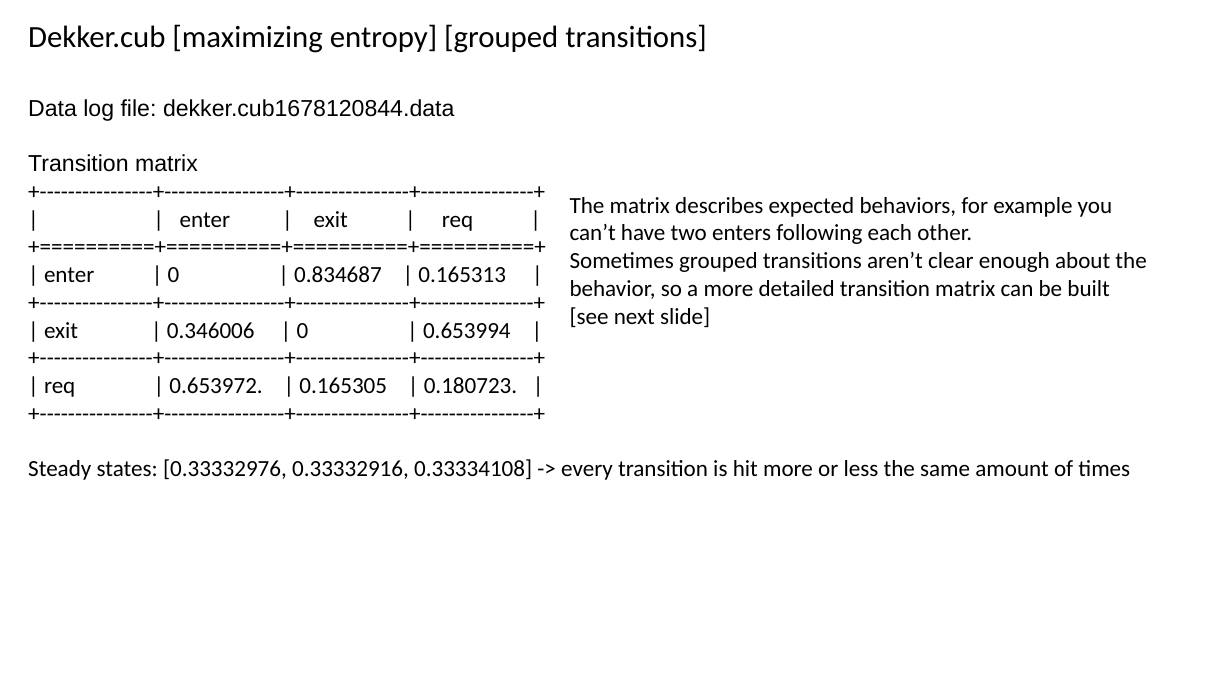
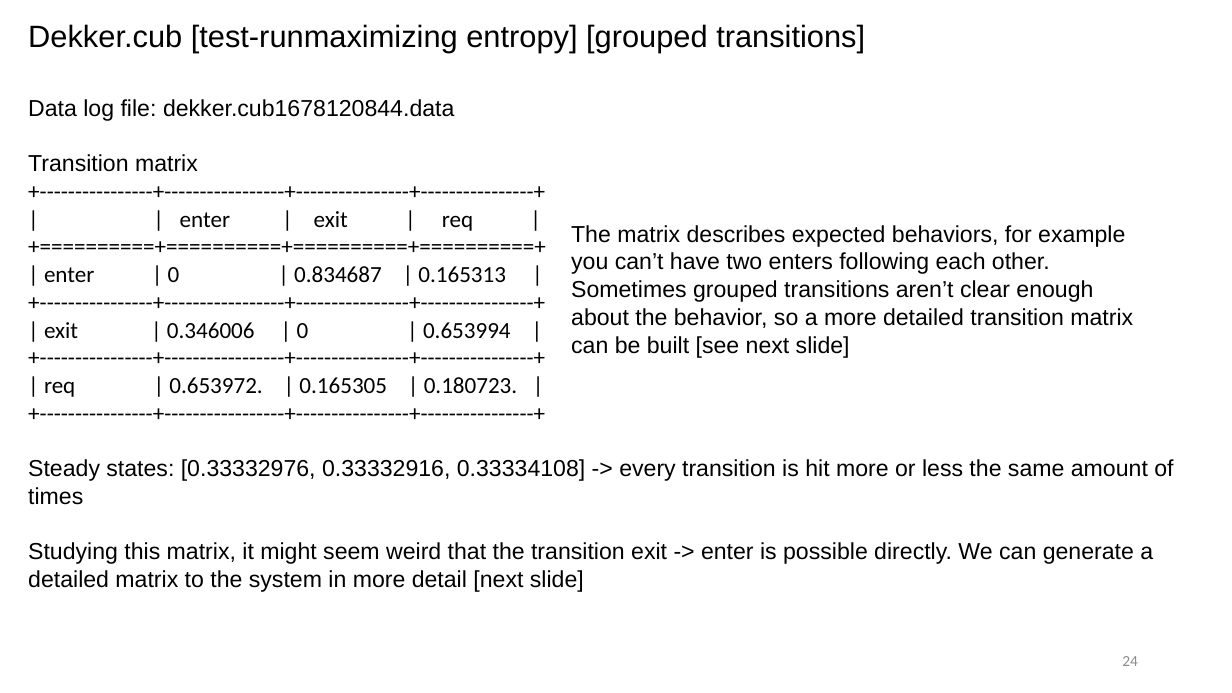
Before and after one commit to cubicle-model-checker/cubicle, a slide deck: slide 24 of mcmc_method.pptx (slide 23 before the commit). Drawn at 1232x693 pixels with LibreOffice and Linux fonts; fonts in the diff are those of the drawing. Boxes give left, top, right and bottom in pixels: in the first picture for what was removed or moved away, otherwise in the second. Text is boxed around its words. In the diff, an @@ line names an element or a change of style, - is before the commit and + after.

Commit message:
finished summary, unfinished examples

```diff
--- a/mcmc_method.pptx
+++ b/mcmc_method.pptx
@@ text at (x1=28, y1=24, x2=865, y2=53): text changed; font Calibri to Arial @@
-Dekker.cub [maximizing entropy] [grouped transitions]
+Dekker.cub [test-runmaximizing entropy] [grouped transitions]
@@ text "The matrix describes expected behaviors, ..." moved from (x1=570, y1=197, x2=1146, y2=327) to (x1=571, y1=225, x2=1133, y2=358) @@
@@ text "The matrix describes expected behaviors, ..." at (x1=571, y1=225, x2=1133, y2=358): font Calibri to Arial @@
@@ text at (x1=28, y1=459, x2=1173, y2=505): font Calibri to Arial in "Steady states: [0.33332976, 0.33332916, 0.33334108] -> every ..." @@
@@ text at (x1=28, y1=542, x2=1153, y2=588): paragraph added @@
+Studying this matrix, it might seem weird that the transition exit -> enter is possible directly. We can generate a detailed matrix to the system in more detail [next slide]
@@ page number added at (x1=1122, y1=656, x2=1138, y2=666), 12 pt, text #8C8C8C @@
+24
```
Also in this commit, not shown: 23 other slides changed, 6 slides added.
